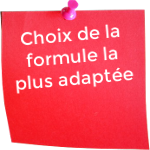
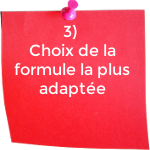
Layered file, before and after one edit (w=150, h=150). Changes by layer:
painted on "..." over [14, 23, 134, 98]
